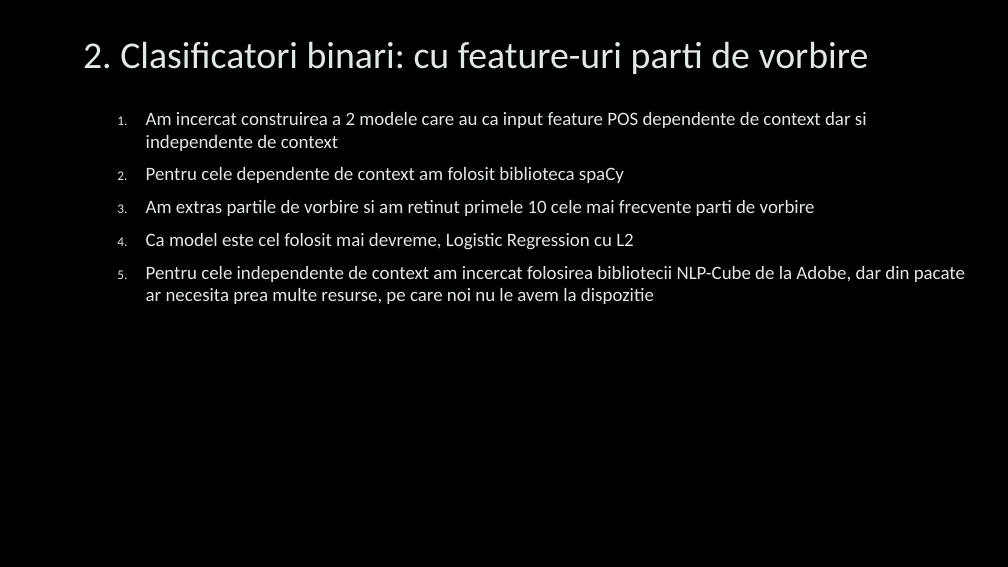
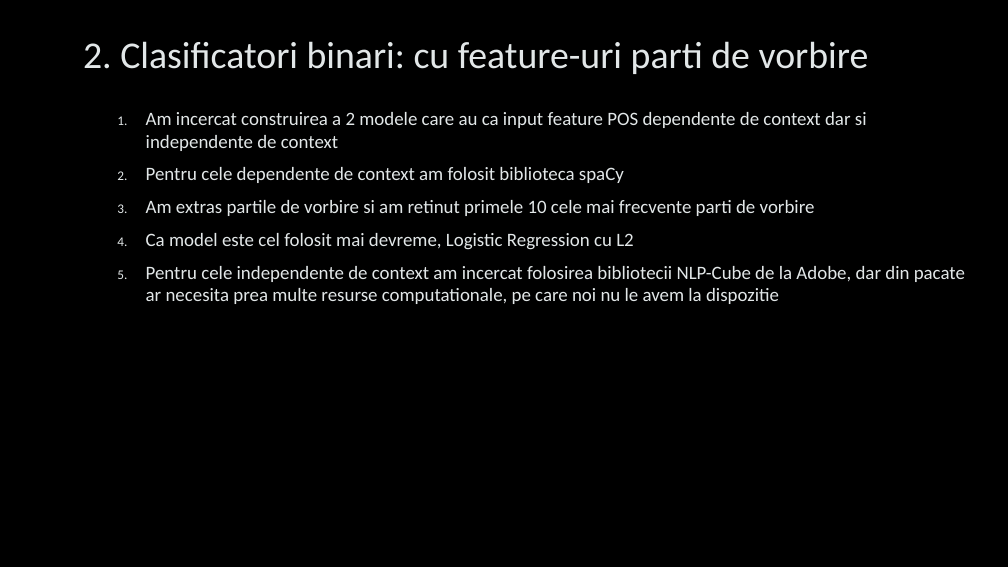
Before and after one commit to AlexTindeche/Romanian-Language-Study_Romania-Moldova, a slide deck: slide 8 of Presentation.pptx. Drawn at 1008x567 pixels with LibreOffice and Linux fonts; fonts in the diff are those of the drawing; background and template pictures are left out. Boxes give left, top, right and bottom in pixels: in the first picture for what was removed or moved away, otherwise in the second. Text is boxed around its words. In the diff, an @@ line names an element or a change of style, - is before the commit and + after.

```diff
--- a/Presentation.pptx
+++ b/Presentation.pptx
@@ text at (x1=146, y1=266, x2=965, y2=304): text changed @@
-  5. Pentru cele independente de context am incercat folosirea bibliotecii NLP-Cube de la Adobe, dar din pacate ar necesita prea multe resurse, pe care noi nu le avem la dispozitie
+  5. Pentru cele independente de context am incercat folosirea bibliotecii NLP-Cube de la Adobe, dar din pacate ar necesita prea multe resurse computationale, pe care noi nu le avem la dispozitie
```
Also in this commit, not shown: 1 other slide changed, 5 slides added, 2 other files.
